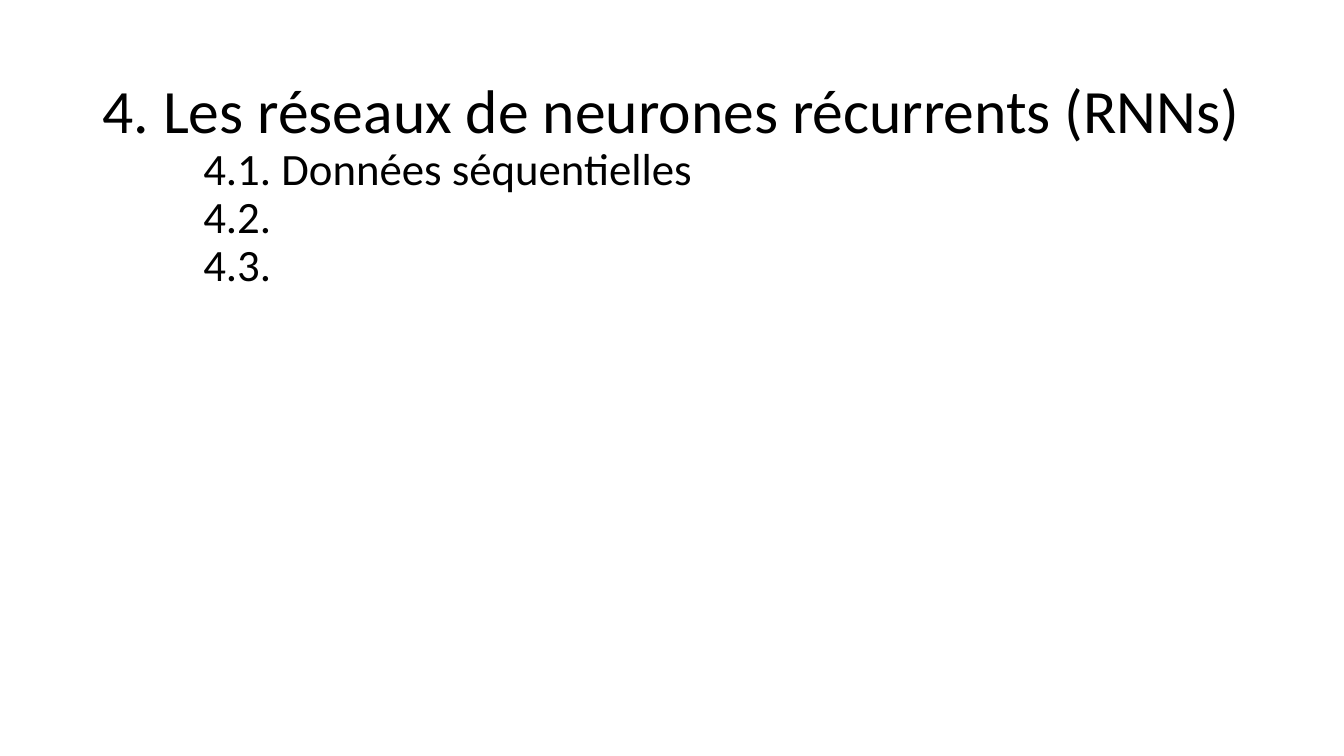
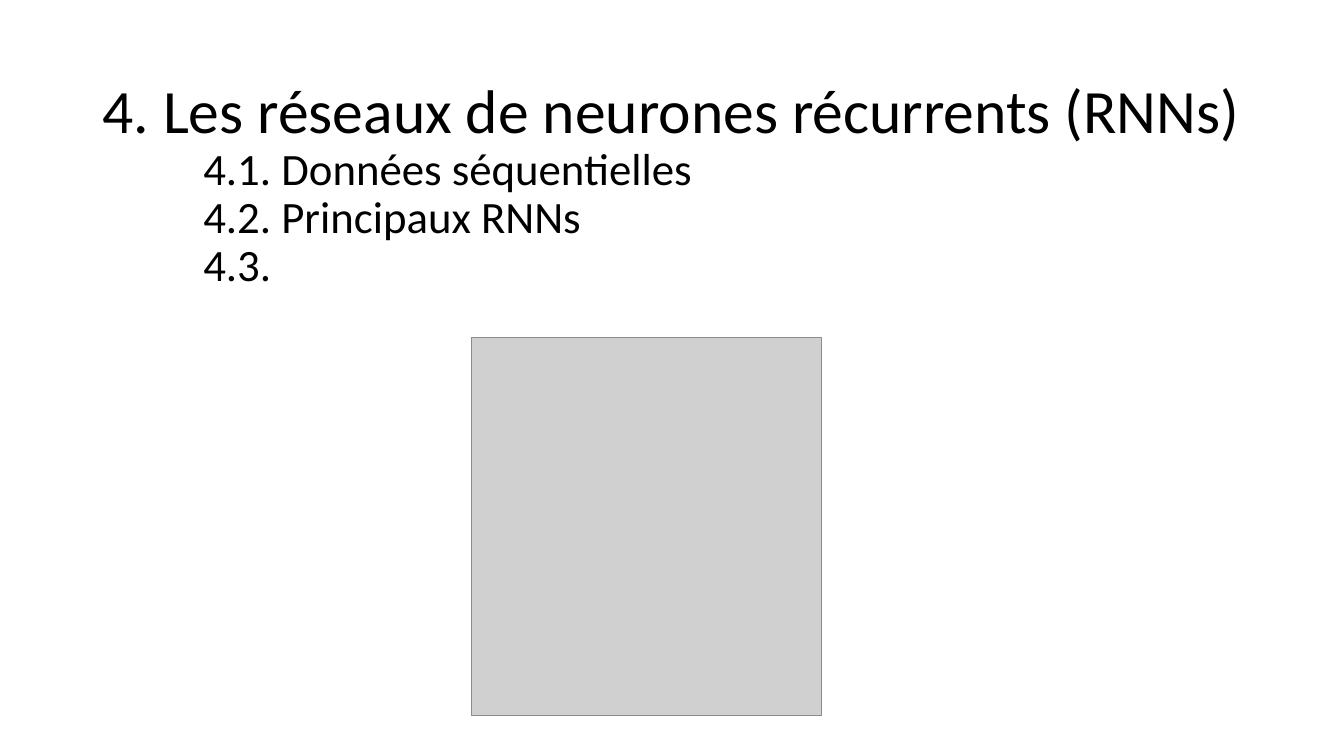
Before and after one commit to jolindien-git/jolindien-git.github.io, a slide deck: slide 28 of Intelligence Artificielle et Analyse de donnees.pptx (slide 24 before the commit). Drawn at 1344x756 pixels with LibreOffice and Linux fonts; fonts in the diff are those of the drawing; grey boxes stand for pictures. Boxes give left, top, right and bottom in pixels: in the first picture for what was removed or moved away, otherwise in the second. Text is boxed around its words. In the diff, an @@ line names an element or a change of style, - is before the commit and + after.

```diff
--- a/Intelligence Artificielle et Analyse de donnees.pptx
+++ b/Intelligence Artificielle et Analyse de donnees.pptx
@@ title at bbox=[102, 88, 1239, 282]: text changed; size 44 to 32 pt @@
-4. Les réseaux de neurones récurrents (RNNs)
-4.1. Données séquentielles
-4.2.
-4.3.
+4. Les réseaux de neurones récurrents (RNNs)
+4.1. Données séquentielles
+4.2. Principaux RNNs
+4.3.
@@ picture added at bbox=[472, 338, 822, 716] @@
```
Also in this commit, not shown: 3 other slides changed, 6 slides added, 1 slide removed, 4 other files.
